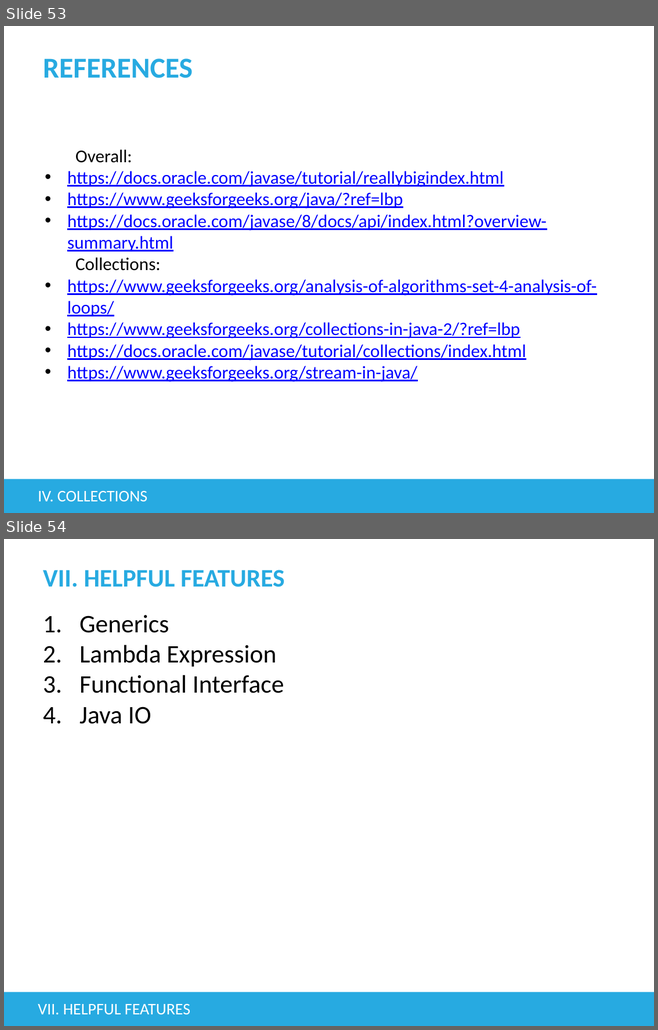
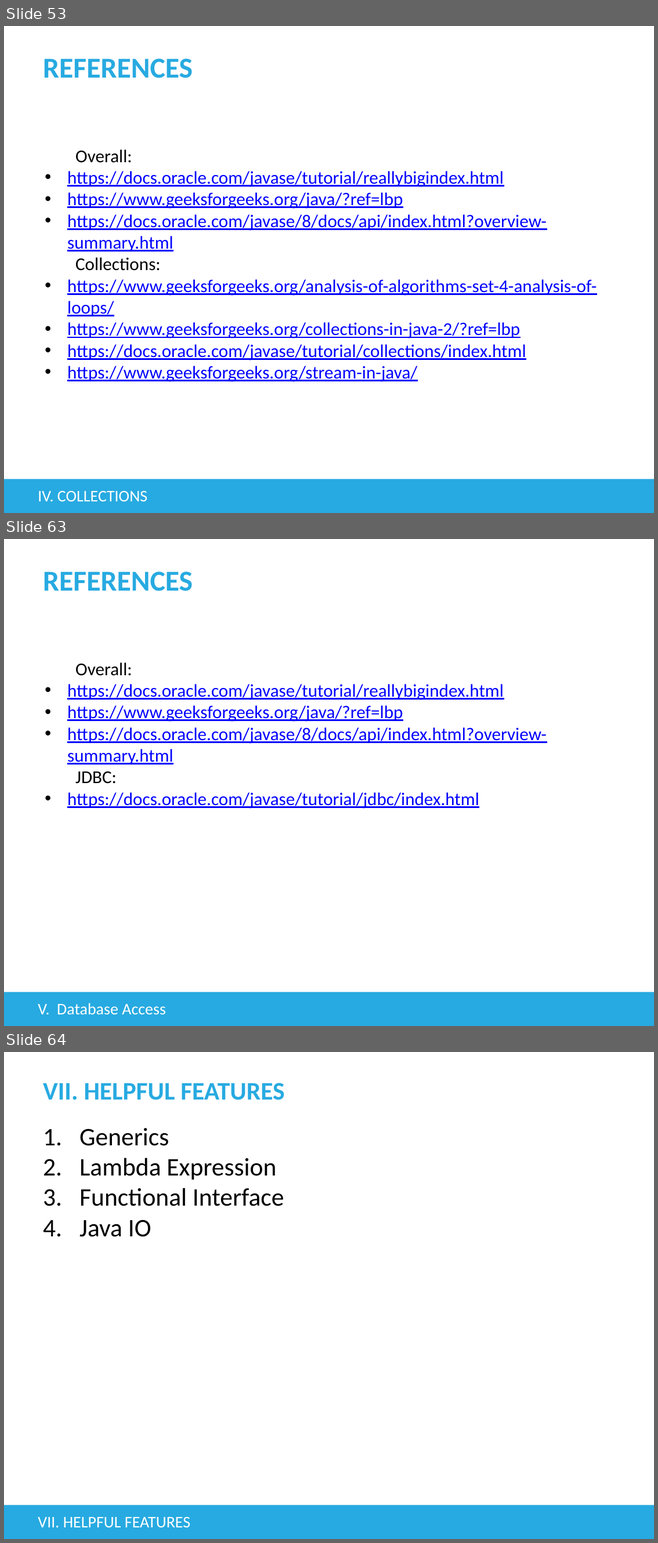
Before and after one commit to tienphat14/java-exercise, a slide deck: src/main/resources/Basic Java.pptx. Shown one above the other, each under a label of ours: slides 53 and 54 before the commit, slides 53, 63 and 64 after it; the slides between them are not shown. The pictures are 658x1030 and 658x1543 pixels, drawn with LibreOffice and Linux fonts; fonts in the diff are those of the drawing; background and template pictures are left out. Boxes give left, top, right and bottom in pixels: in the first picture for what was removed or moved away, otherwise in the second. Text is boxed around its words. In the diff, an @@ line names an element or a change of style, - is before the commit and + after.

Commit message:
databaseaccess - example

```diff
--- a/src/main/resources/Basic Java.pptx
+++ b/src/main/resources/Basic Java.pptx
@@ slide 63 added at [4, 539, 654, 1026], background #FFFFFF; not listed: 1 template element that a slide beside it also shows @@
@@ title added at [43, 571, 192, 591], 32 pt, text #27AAE1, bold @@
+REFERENCES
@@ text added at [67, 663, 546, 809], 20 pt, text #0000FF, underline @@
+Overall:
+• https://docs.oracle.com/javase/tutorial/reallybigindex.html
+• https://www.geeksforgeeks.org/java/?ref=lbp
+• https://docs.oracle.com/javase/8/docs/api/index.html?overview-summary.html
+JDBC:
+• https://docs.oracle.com/javase/tutorial/jdbc/index.html
@@ text added at [38, 1003, 166, 1015], 18 pt, text #FFFFFF @@
+V. Database Access
@@ what was slide 54 is now slide 64 @@
```
Also in this commit, not shown: 1 slide changed, 9 other slides added, 17 other files.
